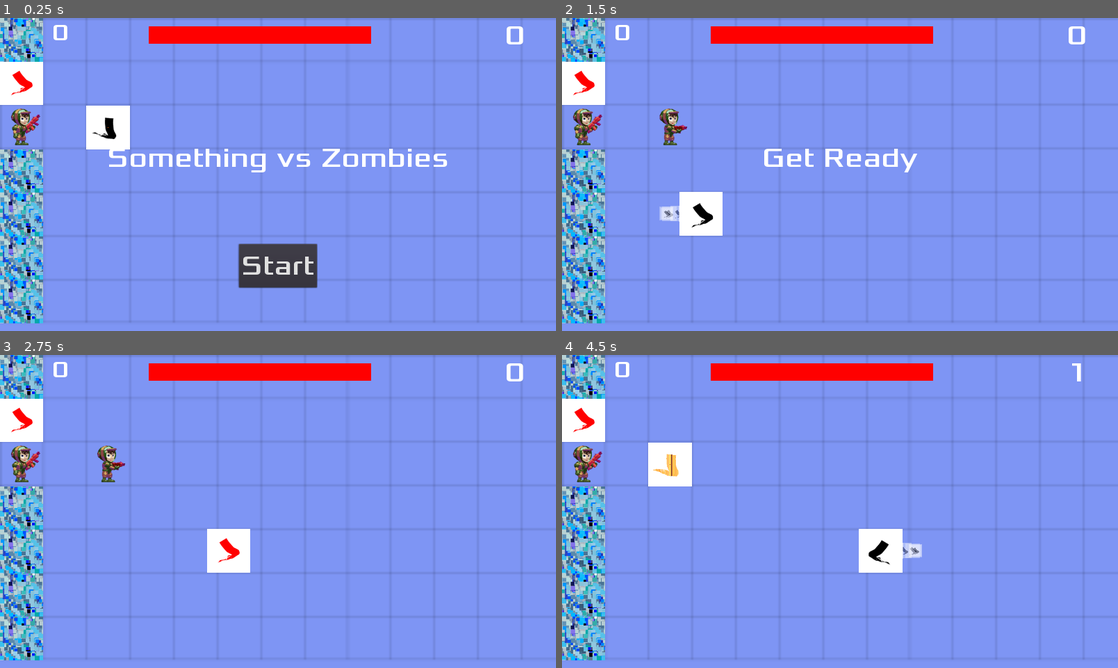
Above: before the commit, frames 1-4 (two rows, left to right).
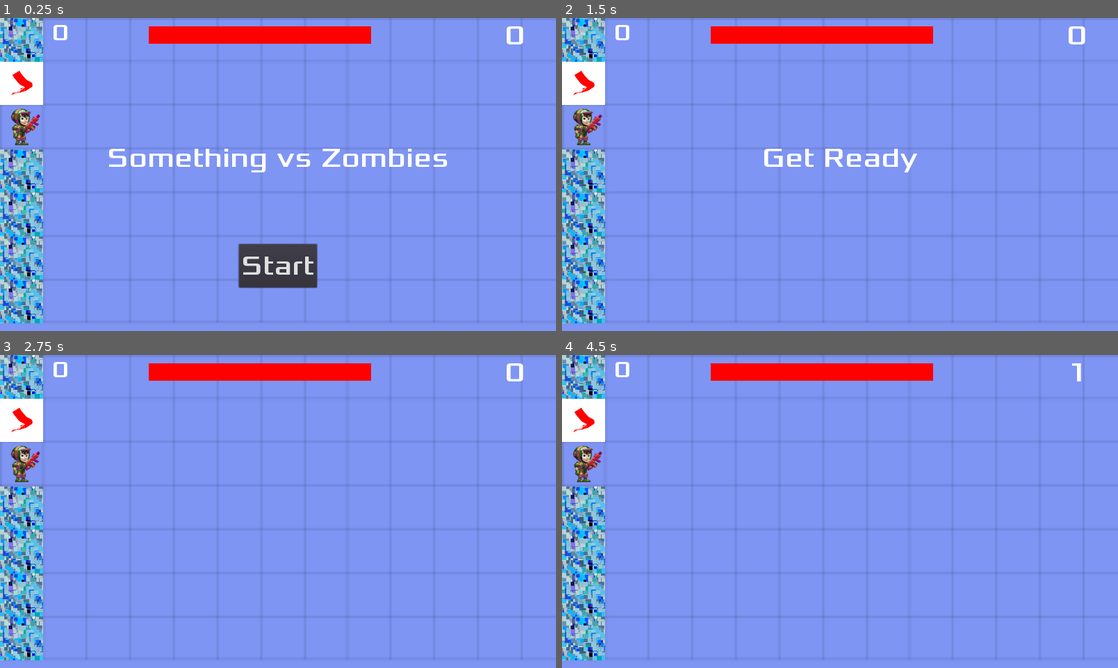
Above: after the commit, the same moments.

Repository: yangosoft/svsz
Game: Godot game, scene res://Main.tscn
Same seed, same stepped clock (60 frames per second), same inputs: the game is played once before the commit and once after it.
Inputs (mouse positions are in pixels of both pictures, inside the frame that each line leads up to):
- Up to frame 1 (0.25 s): no input
- Up to frame 2 (1.5 s): click "Start" at 0.5 s; tap Enter (start_game) at 1.25, 1.35 s; move the mouse to (962, 158) at 1.27 s; hold Right (move_right) from 1.28 s (still down); click (962, 158) at 1.42 s
- Up to frame 3 (2.75 s): release Right (move_right) at 2 s; drag from (166, 527) to (105, 464) at 2.02 s
- Up to frame 4 (4.5 s): tap Enter (start_game) at 2.75, 2.85, 4.25, 4.35 s; move the mouse to (895, 442) at 2.77 s; hold Right (move_right) 2.78-3.5 s; click (895, 442) at 2.92 s; drag from (812, 574) to (667, 464) at 3.52 s; move the mouse to (1006, 558) at 4.27 s; hold Left (move_left) from 4.28 s (still down); click (1006, 558) at 4.42 s

The runs differ from the first frame. In frame 1, 1.1% of the frame differs, in the area x 15-24%, y 28-42%; in frame 2, 1.6%; in frame 3, 1.4%; in frame 4, 2.4%, in the area x 15-65%, y 28-70%.

Commit message:
shooter added

Diff:
--- /dev/null
+++ b/Bullet.gd
@@ -0,0 +1,11 @@
+extends Area2D
+
+
+var speed = 750
+
+func _physics_process(delta):
+	position += transform.x * speed * delta
+
+func _on_Bullet_body_entered(body):
+	print("Impact!" + str(body))
+	queue_free()
--- /dev/null
+++ b/Bullet.tscn
@@ -0,0 +1,20 @@
+[gd_scene load_steps=4 format=2]
+
+[ext_resource path="res://Bullet.gd" type="Script" id=1]
+[ext_resource path="res://art/particles/laserRed01.png" type="Texture" id=2]
+
+[sub_resource type="RectangleShape2D" id=1]
+extents = Vector2( 30, 10 )
+
+[node name="Node2D" type="Area2D"]
+script = ExtResource( 1 )
+
+[node name="Sprite" type="Sprite" parent="."]
+rotation = 1.5708
+texture = ExtResource( 2 )
+
+[node name="CollisionShape2D" type="CollisionShape2D" parent="."]
+position = Vector2( -4, 0 )
+shape = SubResource( 1 )
+
+[connection signal="body_entered" from="." to="." method="_on_Bullet_body_entered"]
--- a/Main.gd
+++ b/Main.gd
@@ -3,6 +3,7 @@
 export(PackedScene) var mob_scene
 export(PackedScene) var zombie_scene
 export(PackedScene) var something_0
+
 
 
 var score
@@ -26,7 +27,7 @@
 func new_game():
 	get_tree().call_group("mobs", "queue_free")
 	score = 0
-	$Player.start($StartPosition.position)
+	# $Player.start($StartPosition.position)
 	$StartTimer.start()
 	$HUD.update_score(score)
 	$HUD.show_message("Get Ready")
@@ -104,6 +105,8 @@
 	print(str(event))
 	if event is InputEventMouseButton and event.button_index == BUTTON_LEFT  and event.pressed:
 		var s = something_0.instance()
+
+		s.set_script(load("res://SomethingShooter.gd"))
 		s.position = Vector2(252,352)
 		add_child(s)
 
@@ -128,7 +131,7 @@
 
 		pos[0] = pos[0] - int(int(pos[0]) % 100) + 0
 		pos[1] = pos[1] - int(int(pos[1]) % 100) + 0
-		print("Mouse moving " + str(pos))
+		#print("Mouse moving " + str(pos))
 		$SomethingMouseFollower.set_position( pos )
 
 	if is_dragging and event is InputEventMouseButton  and event.button_index == BUTTON_LEFT  and event.pressed:
--- a/Main.tscn
+++ b/Main.tscn
@@ -40,15 +40,6 @@
 }
 
 [node name="Player" parent="." instance=ExtResource( 3 )]
-
-[node name="Something_0" type="Area2D" parent="."]
-z_index = 1
-__meta__ = {
-"_edit_lock_": true
-}
-
-[node name="AnimatedSprite" parent="Something_0" instance=ExtResource( 9 )]
-position = Vector2( 249, 252 )
 
 [node name="MobTimer" type="Timer" parent="."]
 wait_time = 5.0
@@ -161,7 +152,6 @@
 
 [connection signal="mouse_entered" from="ColorRect" to="." method="_onMouseMove"]
 [connection signal="hit" from="Player" to="." method="game_over"]
-[connection signal="something_hit" from="Something_0/AnimatedSprite" to="." method="_on_AnimatedSprite_something_hit"]
 [connection signal="timeout" from="MobTimer" to="." method="_on_MobTimer_timeout"]
 [connection signal="timeout" from="ScoreTimer" to="." method="_on_ScoreTimer_timeout"]
 [connection signal="timeout" from="StartTimer" to="." method="_on_StartTimer_timeout"]
--- a/Something.gd
+++ b/Something.gd
@@ -1,5 +1,6 @@
 extends Area2D
 export(PackedScene) var something
+export (PackedScene) var bullet
 
 signal something_hit
 # Declare member variables here. Examples:
--- a/Something.tscn
+++ b/Something.tscn
@@ -1,10 +1,10 @@
-[gd_scene load_steps=25 format=2]
+[gd_scene load_steps=37 format=2]
 
 [ext_resource path="res://Something.gd" type="Script" id=1]
-[ext_resource path="res://art/chars/p0_0_idle_1.png" type="Texture" id=2]
-[ext_resource path="res://art/chars/p0_0_idle_0.png" type="Texture" id=3]
-[ext_resource path="res://art/chars/p0_0.png" type="Texture" id=4]
-[ext_resource path="res://art/chars/p0_1.png" type="Texture" id=5]
+[ext_resource path="res://art/zombies/Player_Free/Run/0003.png" type="Texture" id=2]
+[ext_resource path="res://art/zombies/Player_Free/Run/0008.png" type="Texture" id=3]
+[ext_resource path="res://art/zombies/Player_Free/Run/0011.png" type="Texture" id=4]
+[ext_resource path="res://art/zombies/Player_Free/Run/0014.png" type="Texture" id=5]
 [ext_resource path="res://art/zombies/Player_Free/Idle_Shoot/0070.png" type="Texture" id=6]
 [ext_resource path="res://art/zombies/Player_Free/Idle_Shoot/0060.png" type="Texture" id=7]
 [ext_resource path="res://art/zombies/Player_Free/Idle_Shoot/0062.png" type="Texture" id=8]
@@ -21,20 +21,32 @@
 [ext_resource path="res://art/zombies/Player_Free/Idle_Shoot/0071.png" type="Texture" id=19]
 [ext_resource path="res://art/zombies/Player_Free/Idle_Shoot/0068.png" type="Texture" id=20]
 [ext_resource path="res://art/particles/part1.png" type="Texture" id=21]
+[ext_resource path="res://art/zombies/Player_Free/Run/0015.png" type="Texture" id=22]
+[ext_resource path="res://art/zombies/Player_Free/Run/0010.png" type="Texture" id=23]
+[ext_resource path="res://art/zombies/Player_Free/Run/0006.png" type="Texture" id=24]
+[ext_resource path="res://art/zombies/Player_Free/Run/0007.png" type="Texture" id=25]
+[ext_resource path="res://art/zombies/Player_Free/Run/0013.png" type="Texture" id=26]
+[ext_resource path="res://art/zombies/Player_Free/Run/0009.png" type="Texture" id=27]
+[ext_resource path="res://art/zombies/Player_Free/Run/0002.png" type="Texture" id=28]
+[ext_resource path="res://art/zombies/Player_Free/Run/0005.png" type="Texture" id=29]
+[ext_resource path="res://art/zombies/Player_Free/Run/0001.png" type="Texture" id=30]
+[ext_resource path="res://art/zombies/Player_Free/Run/0004.png" type="Texture" id=31]
+[ext_resource path="res://art/zombies/Player_Free/Run/0012.png" type="Texture" id=32]
+[ext_resource path="res://Bullet.tscn" type="PackedScene" id=33]
 
 [sub_resource type="CanvasItemMaterial" id=3]
 
 [sub_resource type="SpriteFrames" id=1]
 animations = [ {
-"frames": [ ExtResource( 4 ), ExtResource( 3 ), ExtResource( 4 ), ExtResource( 2 ), ExtResource( 7 ), ExtResource( 9 ), ExtResource( 8 ), …(229 unchanged characters)…
+"frames": [ ExtResource( 7 ), ExtResource( 9 ), ExtResource( 8 ), …(229 unchanged characters)…
 "loop": true,
 "name": "idle",
-"speed": 5.0
+"speed": 16.0
 }, {
-"frames": [ ExtResource( 4 ), ExtResource( 5 ) ],
-"loop": false,
+"frames": [ ExtResource( 30 ), ExtResource( 28 ), ExtResource( 2 ), ExtResource( 31 ), ExtResource( 29 ), ExtResource( 24 ), ExtResource( 25 ), ExtResource( 3 ), ExtResource( 27 ), ExtResource( 23 ), ExtResource( 4 ), ExtResource( 32 ), ExtResource( 26 ), ExtResource( 5 ), ExtResource( 22 ) ],
+"loop": true,
 "name": "attack",
-"speed": 5.0
+"speed": 16.0
 } ]
 
 [sub_resource type="RectangleShape2D" id=2]
@@ -42,6 +54,7 @@
 
 [node name="AnimatedSprite" type="Area2D"]
 script = ExtResource( 1 )
+bullet = ExtResource( 33 )
 
 [node name="Particles2D" type="Particles2D" parent="."]
 material = SubResource( 3 )
--- /dev/null
+++ b/SomethingShooter.gd
@@ -0,0 +1,25 @@
+extends "res://Something.gd"
+
+
+# Declare member variables here. Examples:
+# var a = 2
+# var b = "text"
+
+
+
+# Called when the node enters the scene tree for the first time.
+func _ready():
+	print("Shooter!!!!")
+	armour = 3
+	strength = 110
+	bullet = load("res://Bullet.tscn")
+	shoot()
+
+func shoot():
+	var b = bullet.instance()
+	add_child(b)
+
+
+# Called every frame. 'delta' is the elapsed time since the previous frame.
+#func _process(delta):
+#	pass
Binary file added: art/particles/laserRed01.png
Not shown, added: art/particles/laserRed01.png.import
Not shown, added: export_presets.cfg
